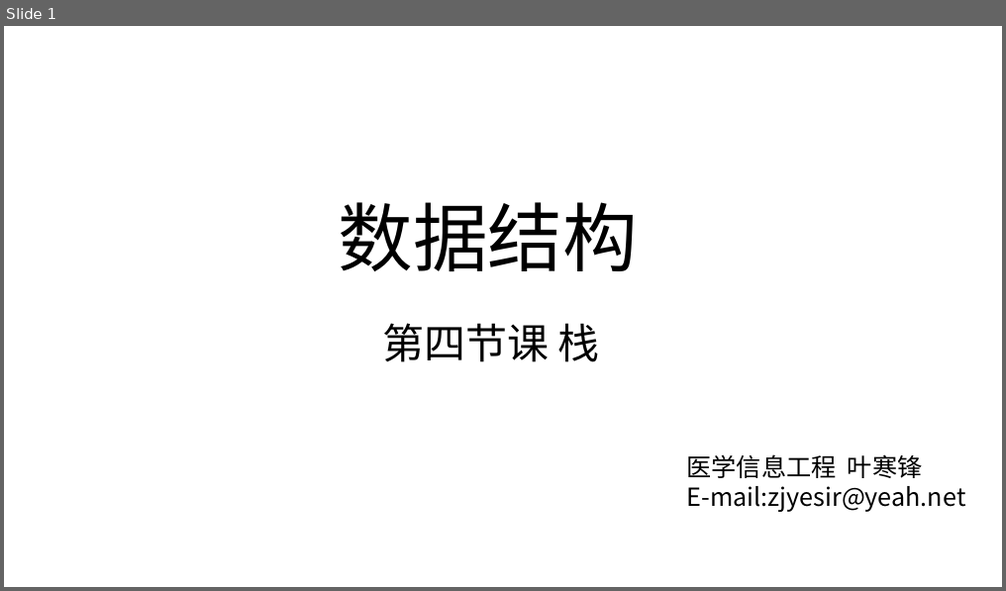
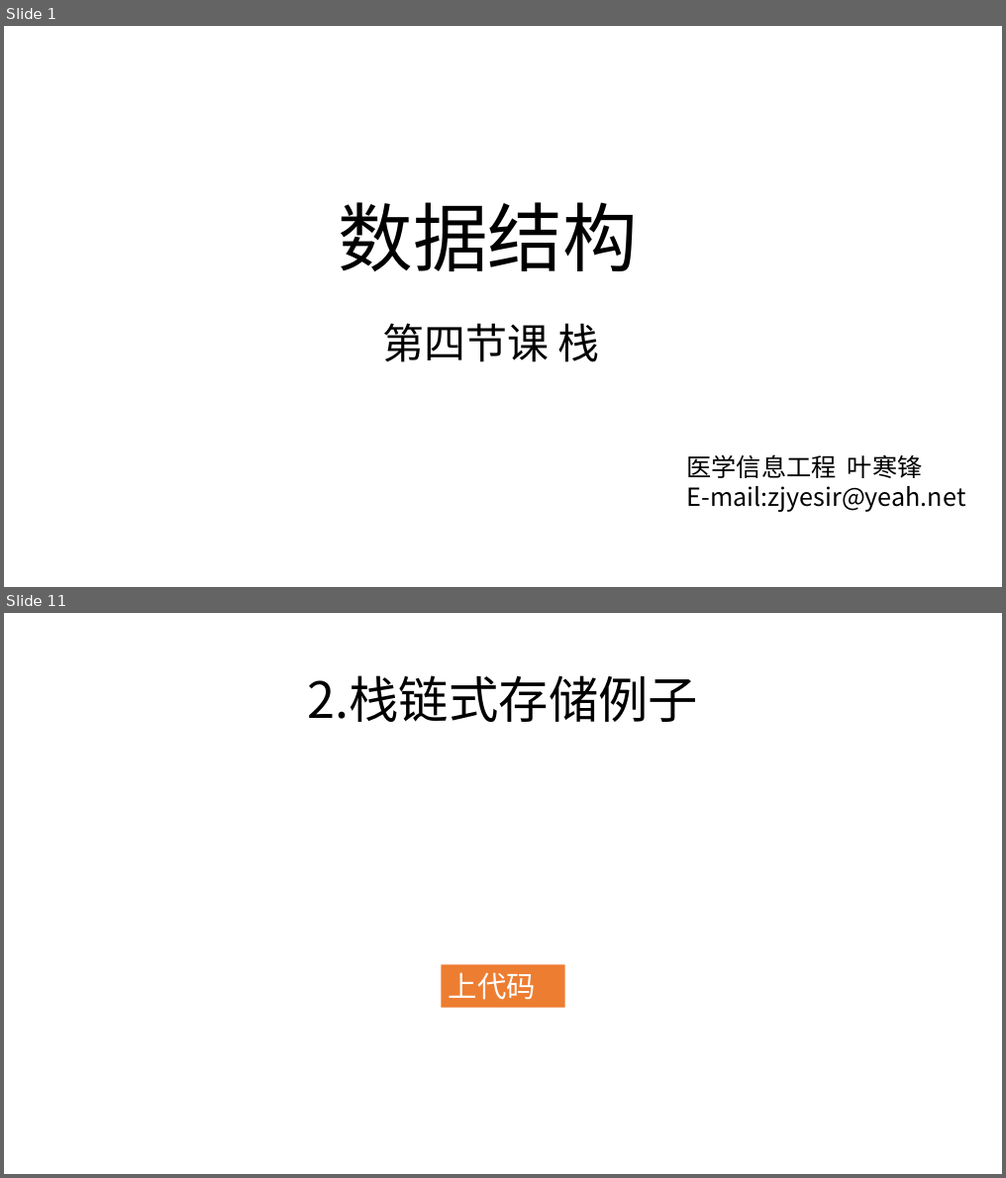
Before and after one commit to zjyesir/hmc_data_structure, a slide deck: ppt/3.1栈.pptx. Shown one above the other, each under a label of ours: slide 1 before the commit, slides 1 and 11 after it; the slides between them are not shown. The pictures are 1006x591 and 1006x1178 pixels, drawn with LibreOffice and Linux fonts; fonts in the diff are those of the drawing; background and template pictures are left out. Boxes give left, top, right and bottom in pixels: in the first picture for what was removed or moved away, otherwise in the second. Text is boxed around its words. In the diff, an @@ line names an element or a change of style, - is before the commit and + after.

Commit message:
stack ppt和代码

```diff
--- a/ppt/3.1栈.pptx
+++ b/ppt/3.1栈.pptx
@@ slide 11 added at [4, 613, 1002, 1174], background picture (left out) @@
@@ text added at [308, 675, 699, 722], 48 pt, text #000000 @@
+2.栈链式存储例子
@@ rectangle added at [442, 964, 565, 1008], fill #ED7D31, 28 pt, text #FFFFFF @@
+上代码
```
Also in this commit, not shown: 5 slides changed, 18 other slides added, 4 slides removed, 11 other files.
